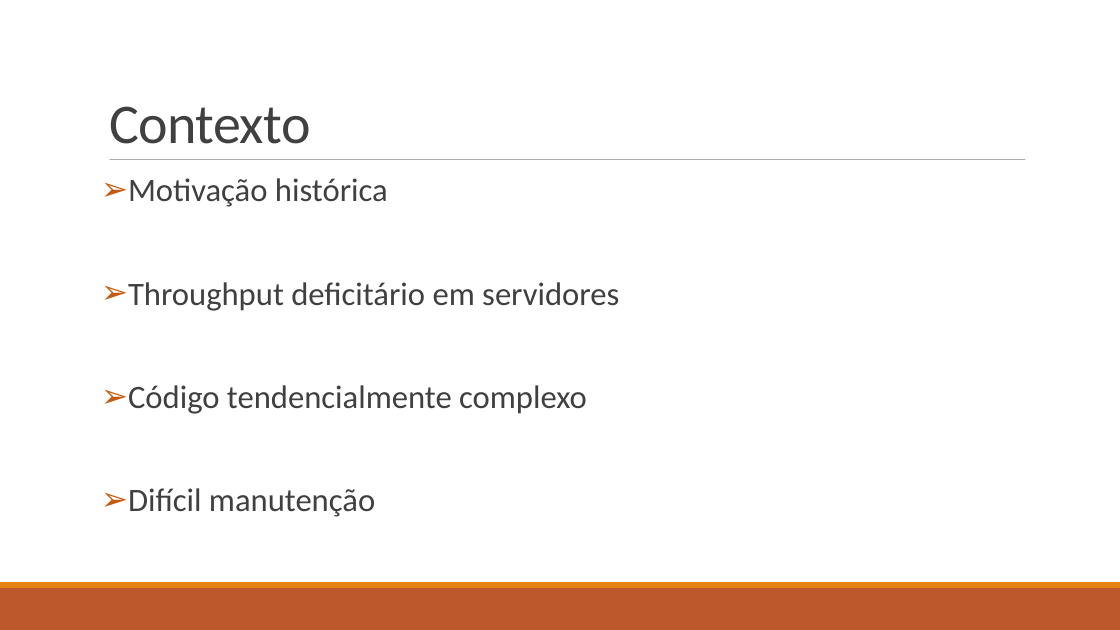
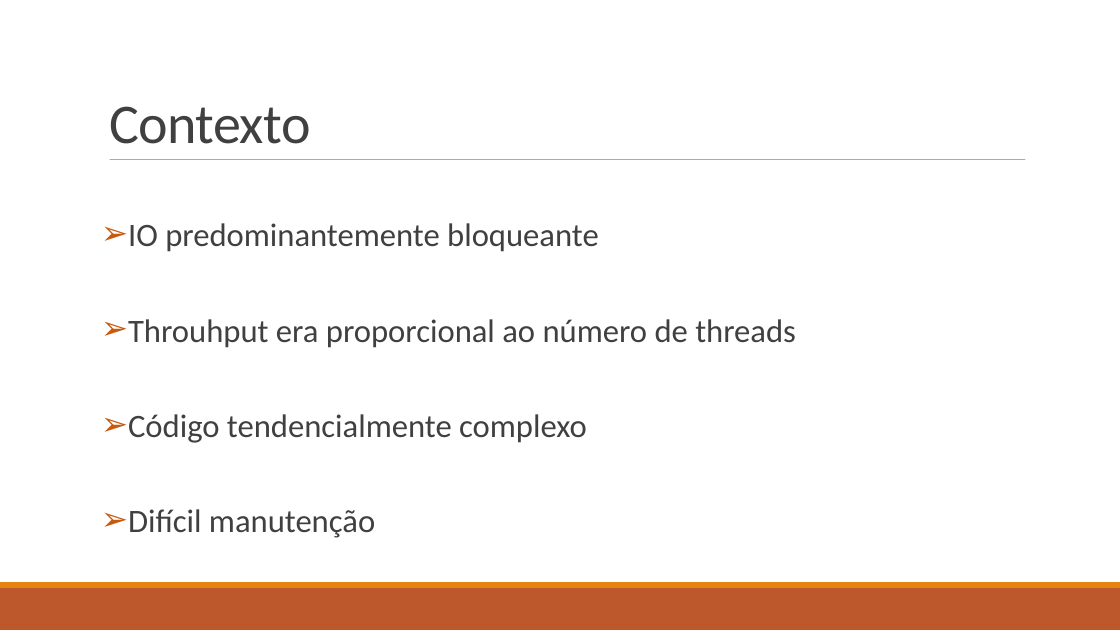
Before and after one commit to isel-sw-projects/2021-asyncio-pipelines, a slide deck: slide 2 of From asynchronous IO to reactive stream pipelines.ppt.odp. Drawn at 1120x630 pixels with LibreOffice and Linux fonts; fonts in the diff are those of the drawing. Boxes give left, top, right and bottom in pixels: in the first picture for what was removed or moved away, otherwise in the second. Text is boxed around its words. In the diff, an @@ line names an element or a change of style, - is before the commit and + after.

```diff
--- a/From asynchronous IO to reactive stream pipelines.ppt.odp
+++ b/From asynchronous IO to reactive stream pipelines.ppt.odp
@@ text at [128,223,796,348]: text changed @@
-➢ Motivação histórica
-➢ Throughput deficitário em servidores
+➢ IO predominantemente bloqueante
+➢ Throuhput era proporcional ao número de threads
@@ text at [128,414,587,538]: line spacing 0.9 to 0.8 @@
```
Also in this commit, not shown: 3 other slides changed, 1 slide added, 1 slide removed, 1 other file.
